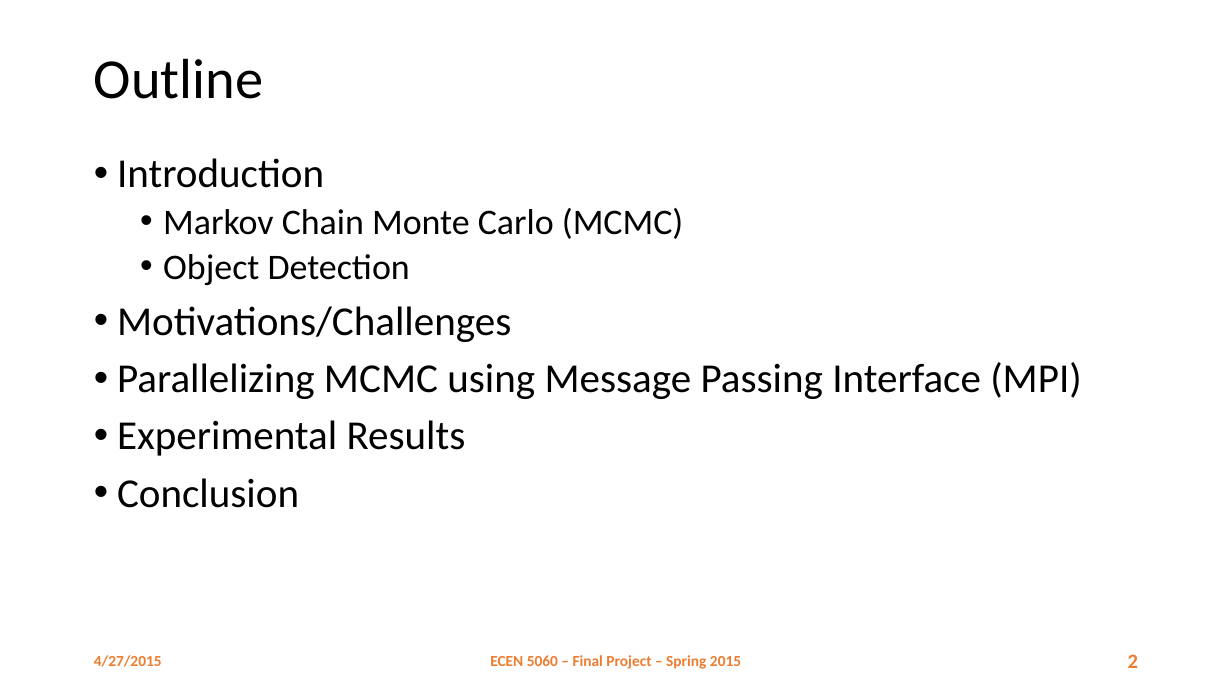
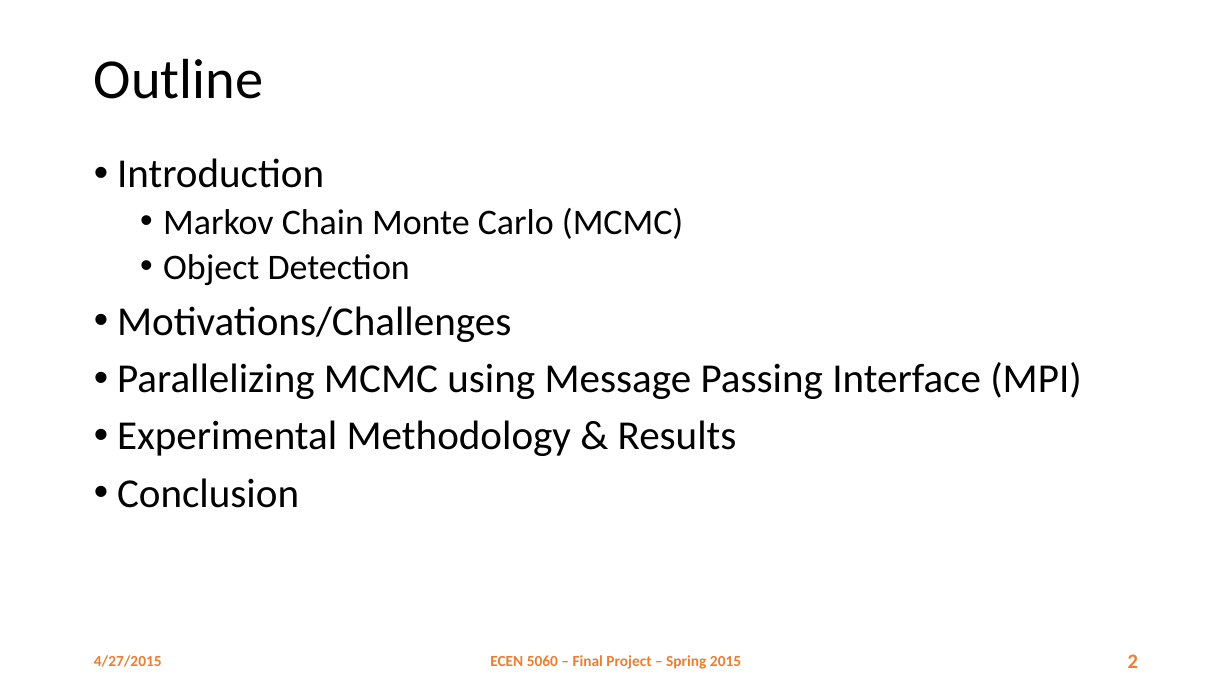
Before and after one commit to danhtuan/jdmcmc-mpi, a slide deck: slide 2 of report/Parallel MCMC.pptx. Drawn at 1232x693 pixels with LibreOffice and Linux fonts; fonts in the diff are those of the drawing; background and template pictures are left out. Boxes give left, top, right and bottom in pixels: in the first picture for what was removed or moved away, otherwise in the second. Text is boxed around its words. In the diff, an @@ line names an element or a change of style, - is before the commit and + after.

Commit message:
- add excel spreadsheet of results - matthew's modifications to powerpoint - new slides

```diff
--- a/report/Parallel MCMC.pptx
+++ b/report/Parallel MCMC.pptx
@@ text at (117, 420, 737, 456): text changed @@
-• Experimental Results
+• Experimental Methodology & Results
```
Also in this commit, not shown: 3 other slides changed, 15 slides added, 1 other file.
